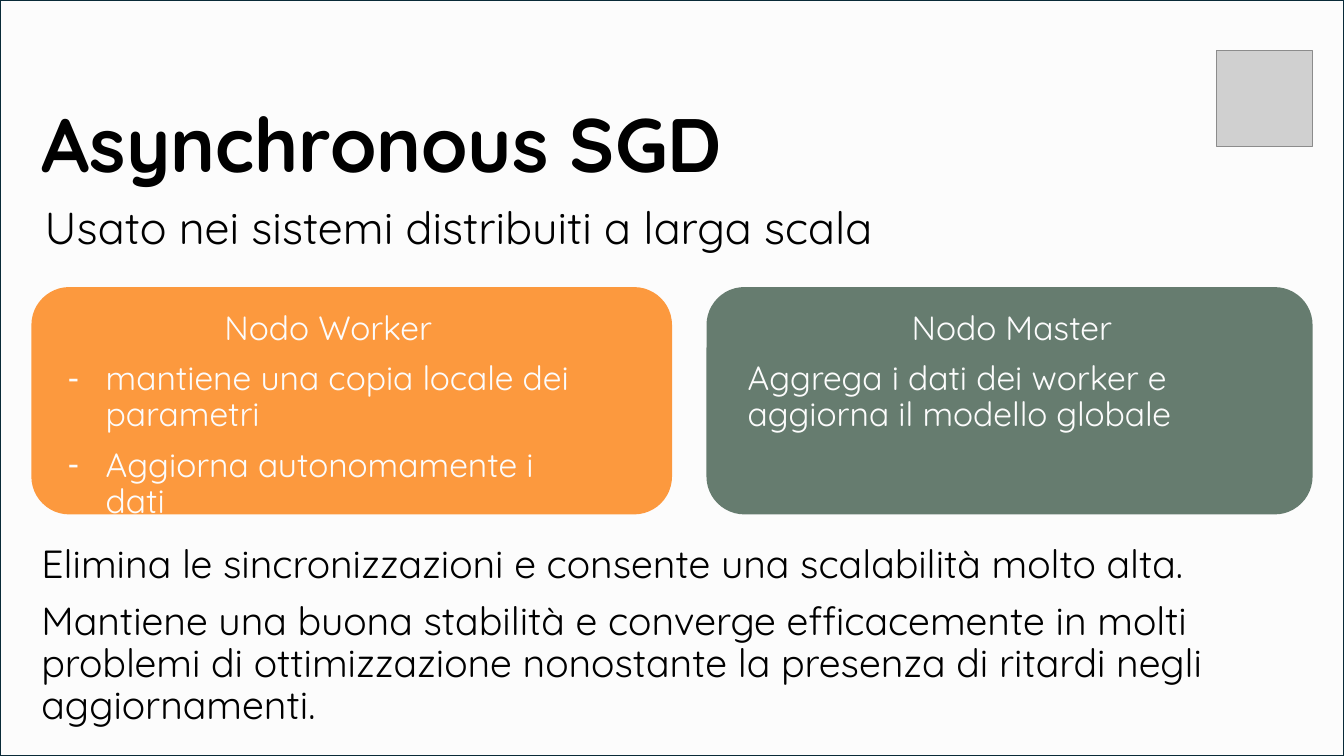
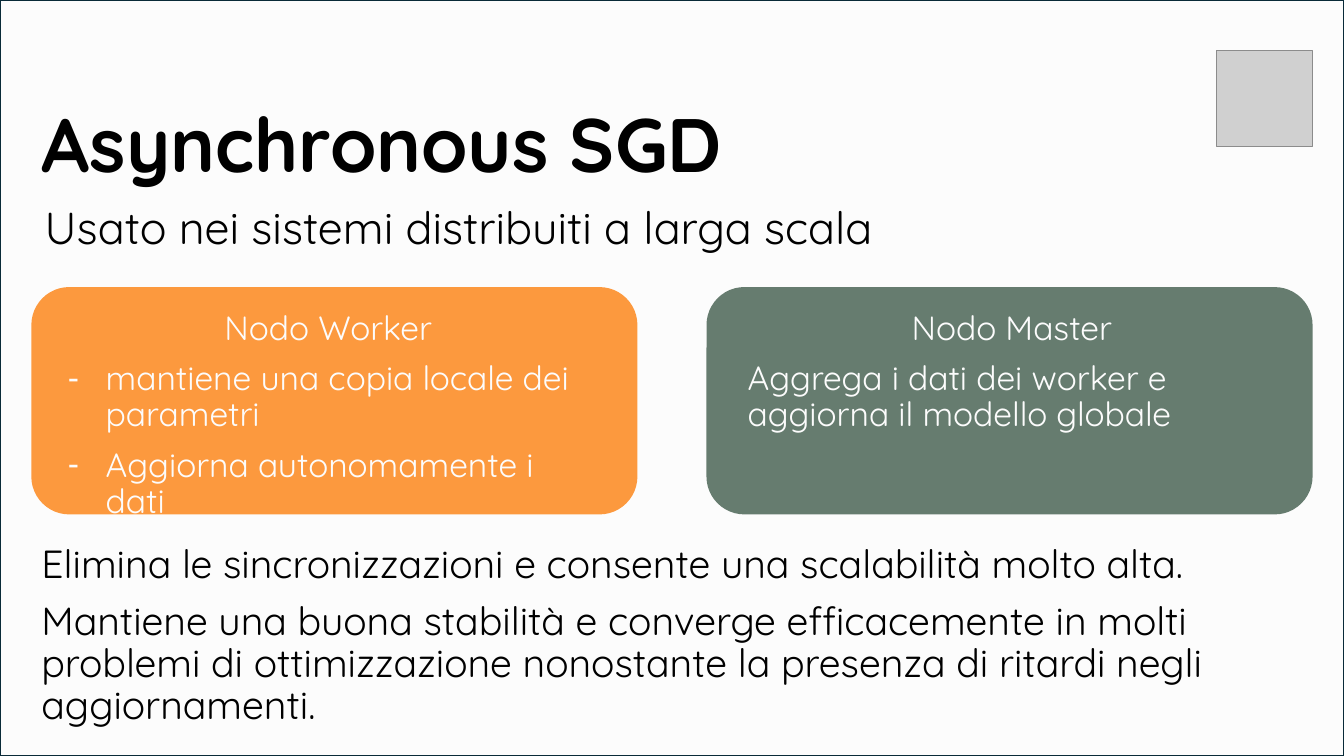
Before and after one commit to Smo17817/MNI_Esercizi, a slide deck: slide 21 of Documentazione/[MNI]_PresentazioneSeminario.pptx (slide 11 before the commit). Drawn at 1344x756 pixels with LibreOffice and Linux fonts; fonts in the diff are those of the drawing; grey boxes stand for pictures. Boxes give left, top, right and bottom in pixels: in the first picture for what was removed or moved away, otherwise in the second. Text is boxed around its words. In the diff, an @@ line names an element or a change of style, - is before the commit and + after.

```diff
--- a/Documentazione/[MNI]_PresentazioneSeminario.pptx
+++ b/Documentazione/[MNI]_PresentazioneSeminario.pptx
@@ rounded rectangle: place and size @@
-rounded rectangle at <box>31,287,673,515</box>
+rounded rectangle at <box>31,287,637,515</box>
```
Also in this commit, not shown: 4 other slides changed, 18 slides added.
